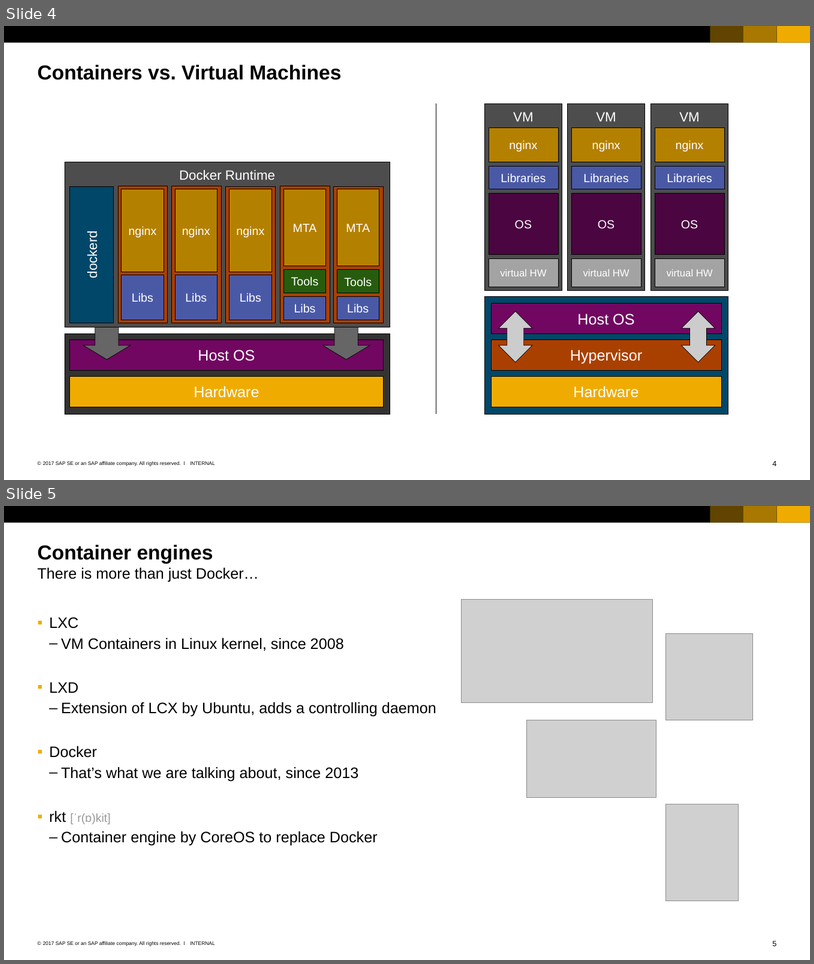
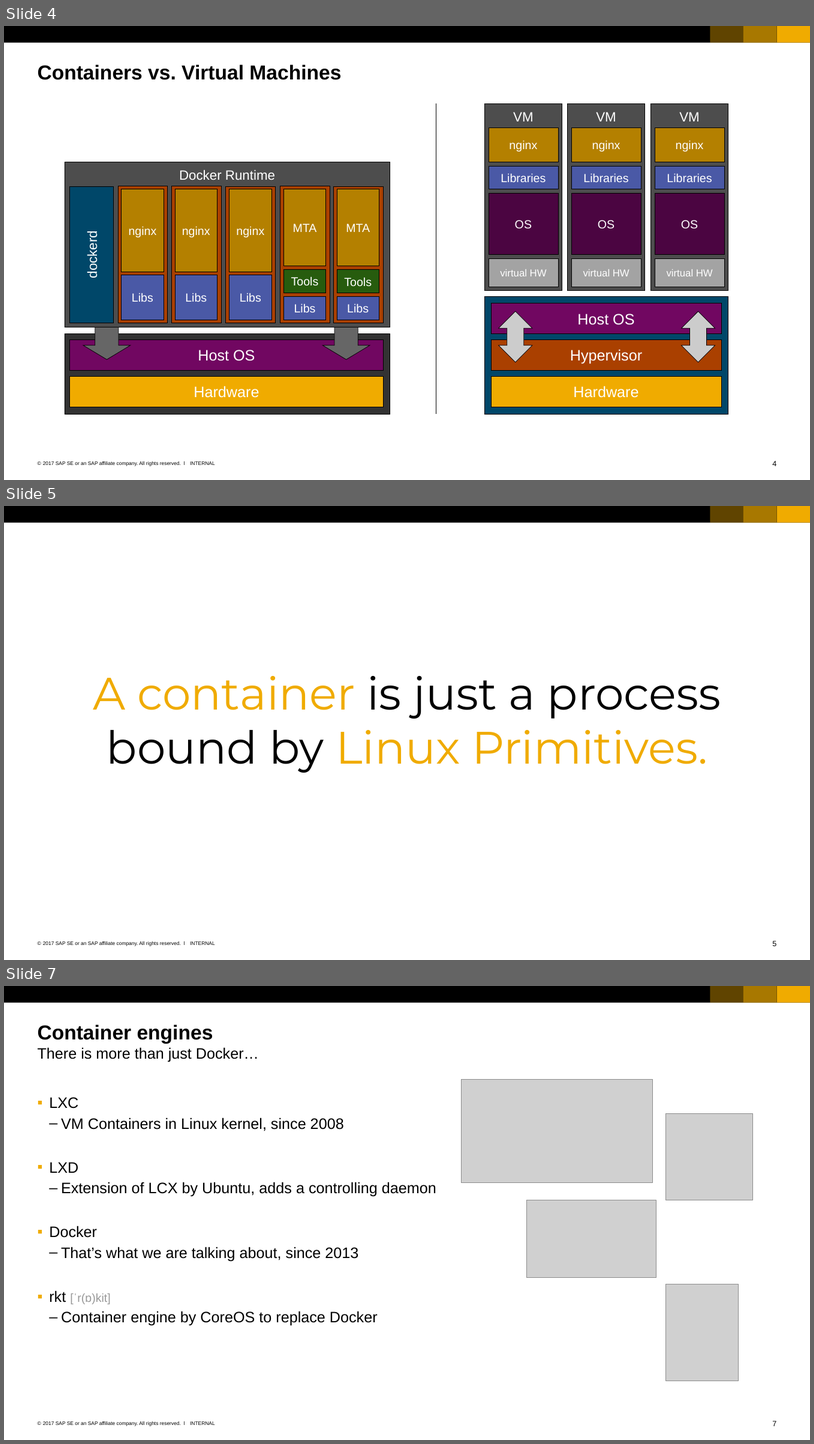
Before and after one commit to cuijiyao01/docker-k8s-training, a slide deck: docker/01_Basics_of_containers.pptx. Shown one above the other, each under a label of ours: slides 4 and 5 before the commit, slides 4, 5 and 7 after it; the slides between them are not shown. The pictures are 814x964 and 814x1444 pixels, drawn with LibreOffice and Linux fonts; fonts in the diff are those of the drawing; grey boxes stand for pictures. Boxes give left, top, right and bottom in pixels: in the first picture for what was removed or moved away, otherwise in the second. Text is boxed around its words. In the diff, an @@ line names an element or a change of style, - is before the commit and + after.

```diff
--- a/docker/01_Basics_of_containers.pptx
+++ b/docker/01_Basics_of_containers.pptx
@@ slide 5 added at box(4, 506, 810, 960), background #FFFFFF; not listed: 7 template elements that a slide beside it also shows @@
@@ text added at box(93, 676, 721, 772), 54 pt, text #F0AB00 @@
+A container is just a process bound by Linux Primitives.
@@ what was slide 5 is now slide 7 @@
@@ page number at box(773, 1420, 777, 1426): text changed @@
-5
+7
```
Also in this commit, not shown: 1 slide changed.
